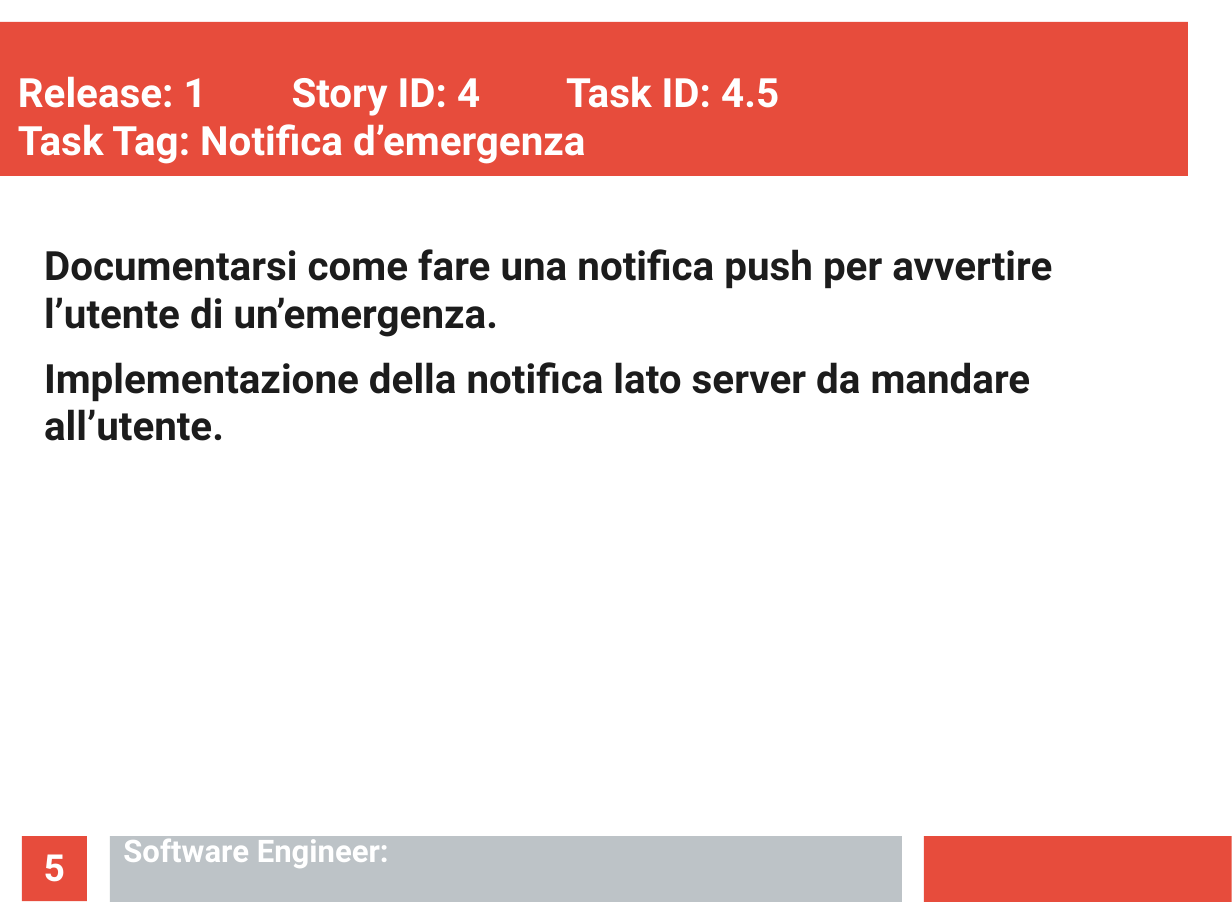
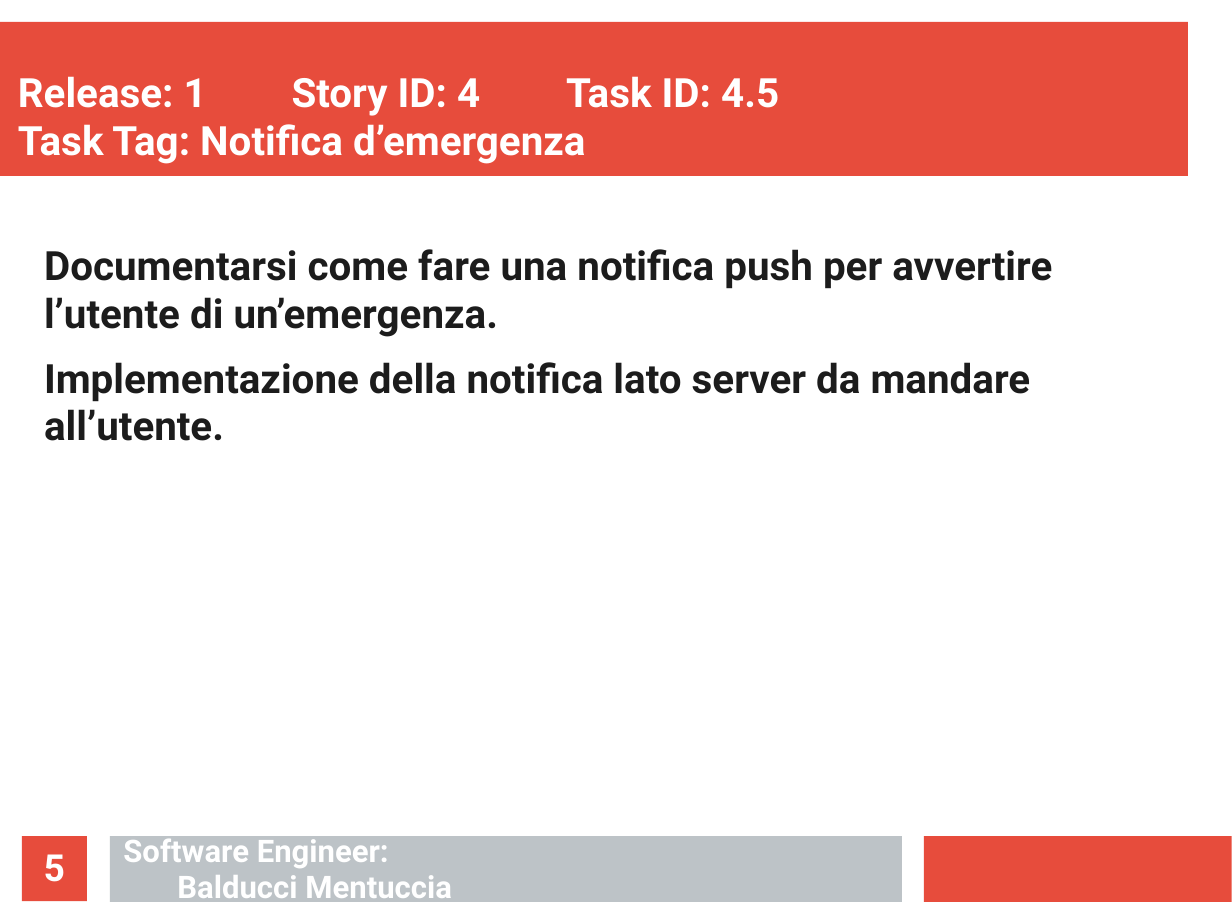
Before and after one commit to ecorradini/ProgettoIDS, a slide deck: slide 5 of AnalisiRequisiti/Task/UT4/TaskModEmergenza.ppt. Drawn at 1232x924 pixels with LibreOffice and Linux fonts; fonts in the diff are those of the drawing. Boxes give left, top, right and bottom in pixels: in the first picture for what was removed or moved away, otherwise in the second. Text is boxed around its words. In the diff, an @@ line names an element or a change of style, - is before the commit and + after.

```diff
--- a/AnalisiRequisiti/Task/UT4/TaskModEmergenza.ppt
+++ b/AnalisiRequisiti/Task/UT4/TaskModEmergenza.ppt
@@ text at [123, 834, 452, 906]: text changed @@
-Software Engineer:
+Software Engineer:
+Balducci Mentuccia
```
Also in this commit, not shown: 7 other slides changed, 2 other files.
